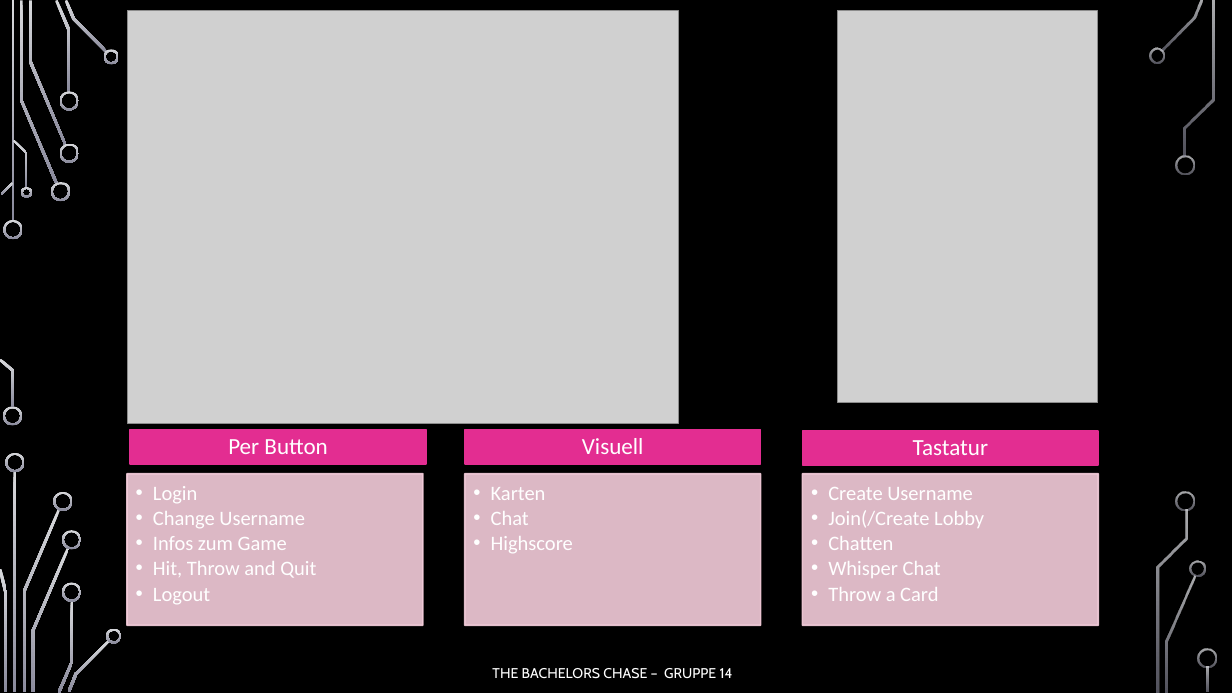
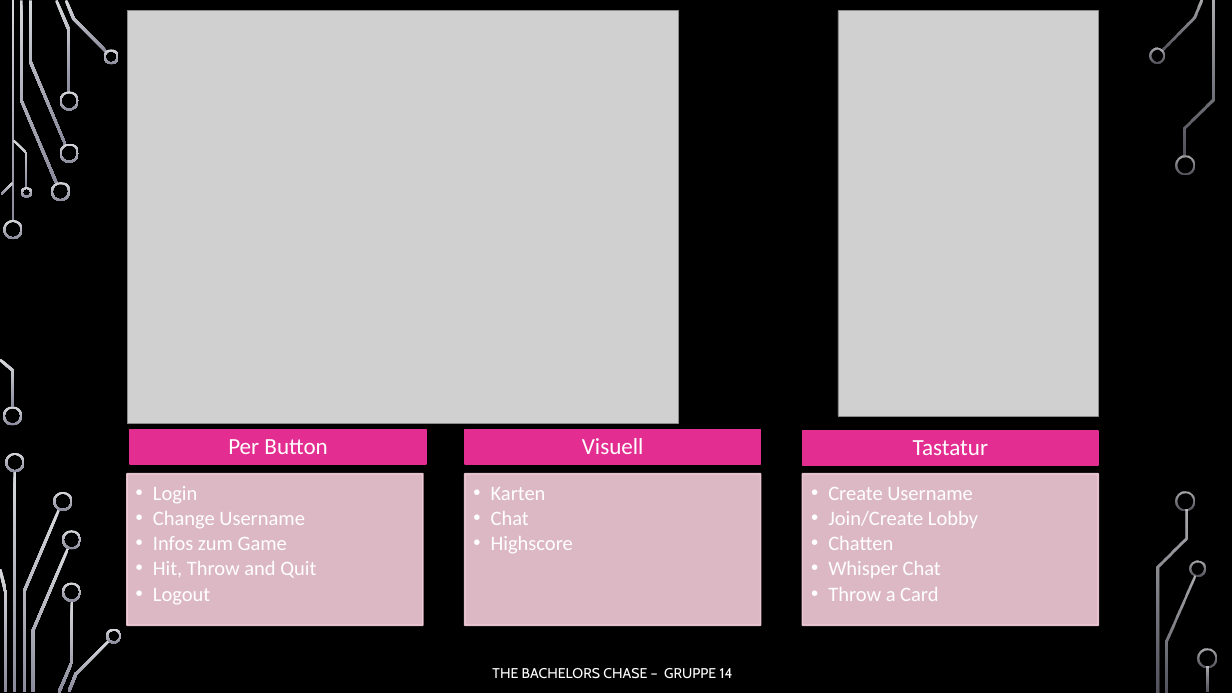
Before and after one commit to jnussbaum/TheBachelorsChaseGame, a slide deck: slide 5 of documents/Meilensteine/Meilenstein V/Meilenstein_5_Präsentation.pptx. Drawn at 1232x693 pixels with LibreOffice and Linux fonts; fonts in the diff are those of the drawing; grey boxes stand for pictures; background and template pictures are left out. Boxes give left, top, right and bottom in pixels: in the first picture for what was removed or moved away, otherwise in the second. Text is boxed around its words. In the diff, an @@ line names an element or a change of style, - is before the commit and + after.

```diff
--- a/documents/Meilensteine/Meilenstein V/Meilenstein_5_Präsentation.pptx
+++ b/documents/Meilensteine/Meilenstein V/Meilenstein_5_Präsentation.pptx
@@ picture: place and size @@
-picture at <box>838,11,1099,403</box>
+picture at <box>838,11,1099,417</box>
@@ text at <box>828,511,978,528</box>: text changed @@
-  • Join(/Create Lobby
+  • Join/Create Lobby
```
Also in this commit, not shown: 2 other slides changed, 10 other files.
